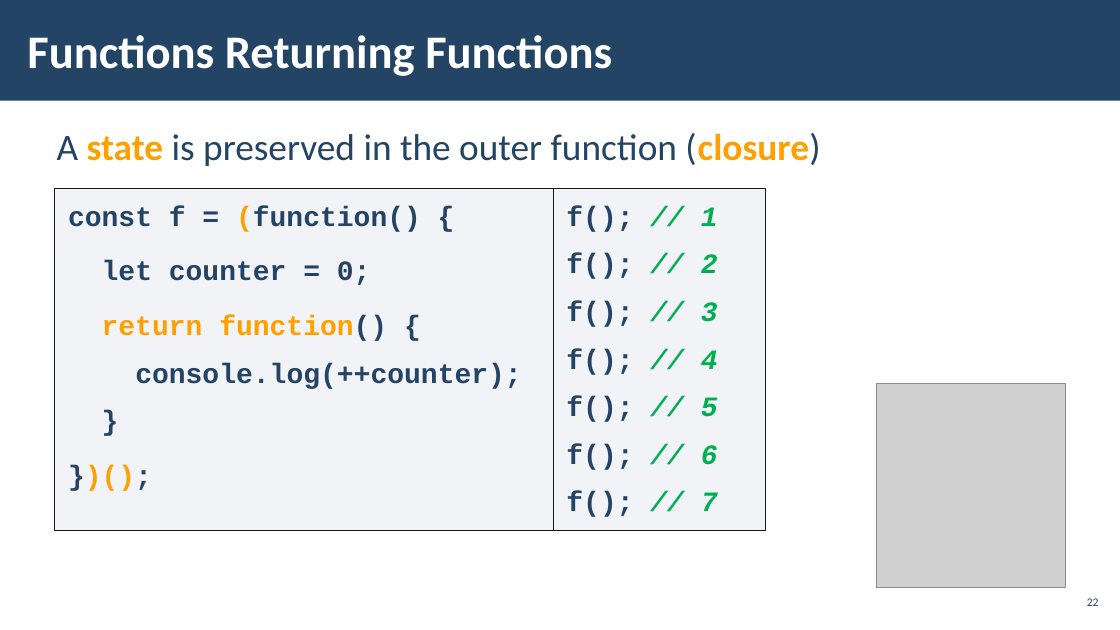
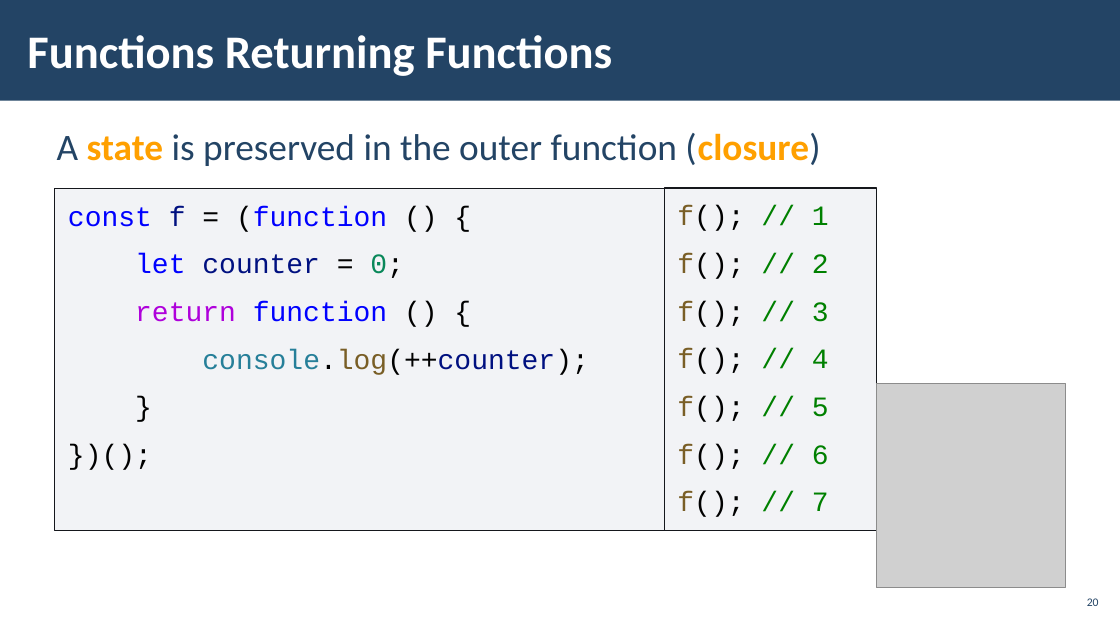
Before and after one commit to ErayErol/Software-University-Courses, a slide deck: slide 20 of JS Advanced - 2019.09.16/04. Advanced Functions/LAB/JS-Advanced-Advanced-Functions.pptx (slide 22 before the commit). Drawn at 1120x630 pixels with LibreOffice and Linux fonts; fonts in the diff are those of the drawing; grey boxes stand for pictures; background and template pictures are left out. Boxes give left, top, right and bottom in pixels: in the first picture for what was removed or moved away, otherwise in the second. Text is boxed around its words. In the diff, an @@ line names an element or a change of style, - is before the commit and + after.

```diff
--- a/JS Advanced - 2019.09.16/04. Advanced Functions/LAB/JS-Advanced-Advanced-Functions.pptx
+++ b/JS Advanced - 2019.09.16/04. Advanced Functions/LAB/JS-Advanced-Advanced-Functions.pptx
@@ rectangle "const f = (function () ...": place and size @@
-rectangle "const f = (function () ..." at (55,188,553,531)
+rectangle "const f = (function () ..." at (55,188,664,531)
@@ text in rectangle at (68,206,387,232): text changed; text colour #234465 to #0000FF; bold off @@
-const f = (function() {
+const f = (function () {
@@ rectangle "f(); // 1": place and size @@
-rectangle "f(); // 1" at (554,188,766,531)
+rectangle "f(); // 1" at (665,188,877,531)
@@ rectangle "f(); // 1" at (665,188,877,531): text colour #234465 to #795E26, text colour #234465 to #000000 in "f();", "f();", "f();", "f();" and 3 more places; text colour #00B050 to #008000, italic off in "// 1", "// 2", "// 3", "// 4" and 3 more places; bold off @@
@@ text in rectangle at (135,254,588,375): text colour #234465 to #0000FF in "let"; text colour #234465 to #001080 in "counter", "console.log(++counter);"; text colour #234465 to #000000 in "= 0;", "console.log(++counter);", "}", "})();"; text colour #234465 to #09885A in "0;"; bold off in "let counter = 0;", "console.log(++counter);", "}", "})();"; text colour #234465 to #267F99, text colour #234465 to #795E26 in "console.log(++counter);"; text colour #FFA000 to #000000 in "})();"; less space between paragraphs @@
@@ text in rectangle at (135,301,387,322): text changed; text colour #FFA000 to #0000FF; bold off @@
-return function() {
+return function () {
@@ page number at (1087,598,1099,606): text changed @@
-22
+20
```
Also in this commit, not shown: 14 other slides changed, 6 slides added, 20 slides removed, 3 other files.
